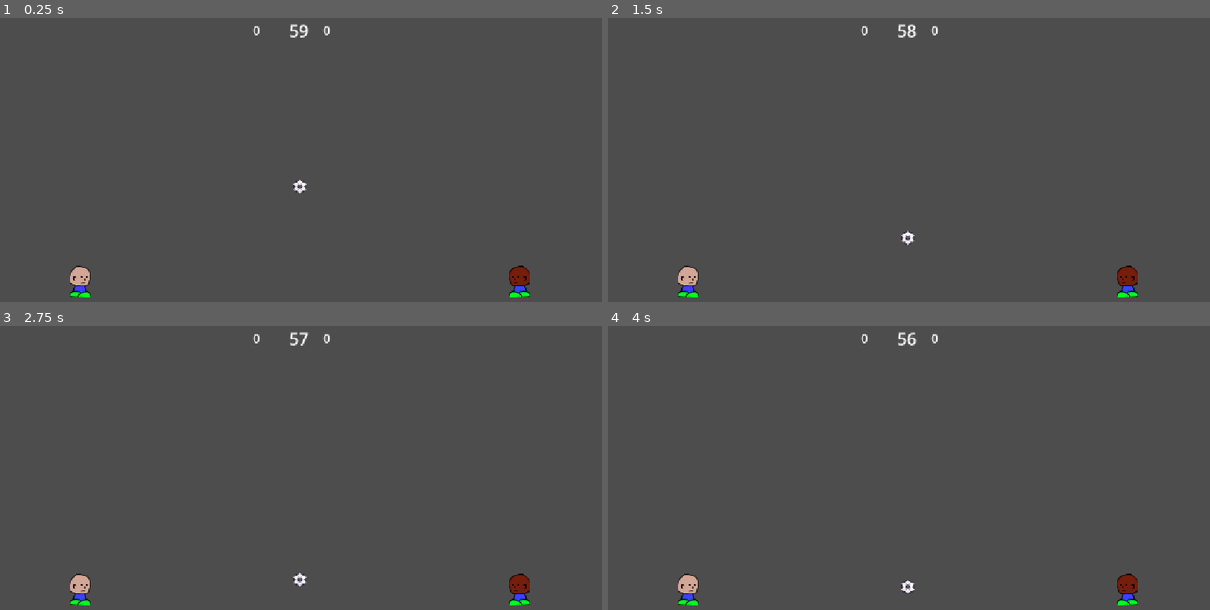
Above: before the commit, frames 1-4 (two rows, left to right).
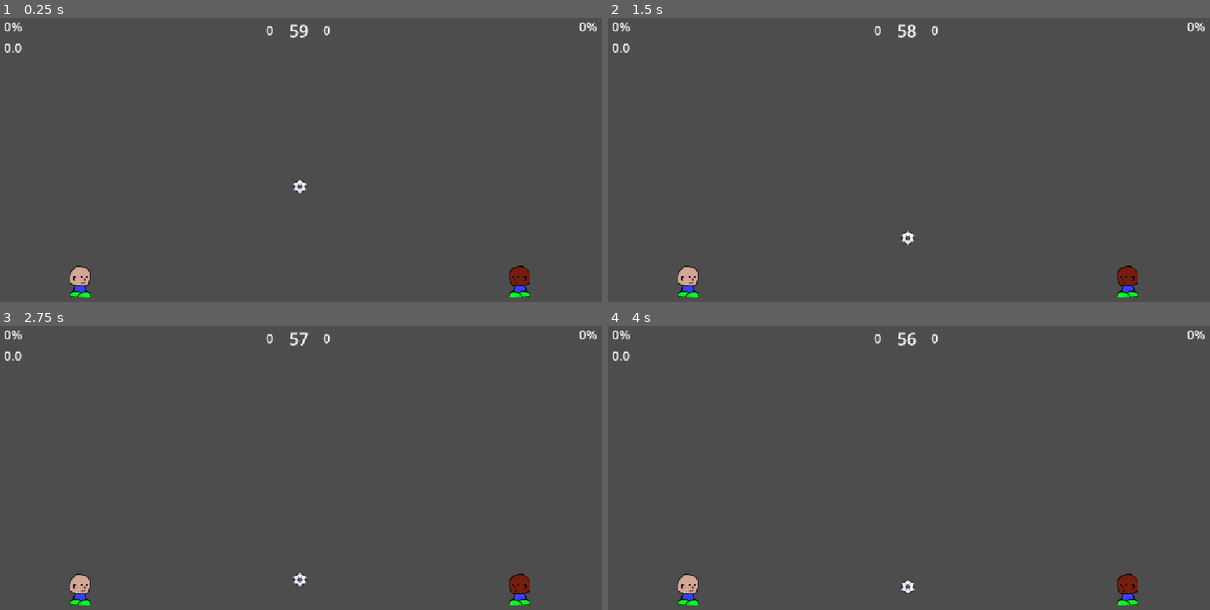
Above: after the commit, the same moments.

Repository: DidaBruno/Cardball
Game: Godot game, scene res://scenes/pitch.tscn
Two runs of this game, one before a commit and one after it. Both use one fixed random seed, a clock stepped at 60 frames per second and the inputs below.
Inputs:
- Up to frame 1 (0.25 s): no input
- Up to frame 2 (1.5 s): no input
- Up to frame 3 (2.75 s): no input
- Up to frame 4 (4 s): no input

The runs differ from the first frame. In frame 1, 0.2% of the frame differs, in the area x 0-100%, y 1-13%; in frame 2, 0.2%; in frame 3, 0.2%; in frame 4, 0.2%.

Commit message:
Phase 2: add ability base and Speedy ability

Diff:
--- a/project.godot
+++ b/project.godot
@@ -19,10 +19,6 @@
 
 window/stretch/mode="canvas_items"
 window/stretch/aspect="expand"
-
-[global_group]
-
-players=""
 
 [input]
 
@@ -66,6 +62,16 @@
 "events": [Object(InputEventMouseButton,"resource_local_to_scene":false,"resource_name":"","device":-1,"window_id":0,"a …(258 unchanged characters)…
 ]
 }
+p1_ability={
+"deadzone": 0.2,
+"events": [Object(InputEventKey,"resource_local_to_scene":false,"resource_name":"","device":-1,"window_id":0,"alt_pressed":false,"shift_pressed":false,"ctrl_pressed":false,"meta_pressed":false,"pressed":false,"keycode":0,"physical_keycode":82,"key_label":0,"unicode":114,"location":0,"echo":false,"script":null)
+]
+}
+p2_ability={
+"deadzone": 0.2,
+"events": [Object(InputEventMouseButton,"resource_local_to_scene":false,"resource_name":"","device":-1,"window_id":0,"alt_pressed":false,"shift_pressed":false,"ctrl_pressed":false,"meta_pressed":false,"button_mask":2,"position":Vector2(74, 8),"global_position":Vector2(86, 68),"factor":1.0,"button_index":2,"canceled":false,"pressed":true,"double_click":false,"script":null)
+]
+}
 
 [layer_names]
 
--- a/scenes/pitch.tscn
+++ b/scenes/pitch.tscn
@@ -4,6 +4,7 @@
 [ext_resource type="PackedScene" uid="uid://hpx1ws17su4m" path="res://scenes/player.tscn" id="1_jcxhh"]
 [ext_resource type="PackedScene" uid="uid://dg5os33emlcoa" path="res://scenes/ball.tscn" id="2_2msfa"]
 [ext_resource type="Texture2D" uid="uid://kv83rbx6650j" path="res://temp_assets/player2.png" id="3_gj5o7"]
+[ext_resource type="Resource" uid="uid://jakurp1p6p0i" path="res://scripts/abilities/france/speedy.tres" id="3_ngpjf"]
 
 [sub_resource type="PhysicsMaterial" id="PhysicsMaterial_7s4qf"]
 friction = 0.5
@@ -36,10 +37,11 @@
 [node name="Pitch" type="Node2D" unique_id=1066713230]
 script = ExtResource("1_dwiy3")
 
-[node name="Player1" parent="." unique_id=950440051 groups=["players"] instance=ExtResource("1_jcxhh")]
+[node name="Player1" parent="." unique_id=950440051 instance=ExtResource("1_jcxhh")]
 position = Vector2(160, 508)
-
-[node name="Player2" parent="." unique_id=1264549729 groups=["players"] instance=ExtResource("1_jcxhh")]
+ability = ExtResource("3_ngpjf")
+
+[node name="Player2" parent="." unique_id=1264549729 instance=ExtResource("1_jcxhh")]
 position = Vector2(992, 508)
 input_prefix = "p2"
 facing_direction = -1.0
@@ -146,10 +148,10 @@
 anchor_top = 0.5
 anchor_right = 0.5
 anchor_bottom = 0.5
-offset_left = 487.0
-offset_top = 20.5
-offset_right = 527.0
-offset_bottom = 43.5
+offset_left = 512.0
+offset_top = 15.0
+offset_right = 552.0
+offset_bottom = 49.0
 grow_horizontal = 2
 grow_vertical = 2
 theme_override_font_sizes/font_size = 24
@@ -168,4 +170,40 @@
 grow_vertical = 2
 theme_override_font_sizes/font_size = 24
 
+[node name="Player1AbilityLabel" type="Label" parent="." unique_id=1663153520]
+offset_left = 16.0
+offset_top = 8.0
+offset_right = 56.0
+offset_bottom = 31.0
+theme_override_font_sizes/font_size = 24
+
+[node name="Player2AbilityLabel" type="Label" parent="." unique_id=37777530]
+anchors_preset = 1
+anchor_left = 1.0
+anchor_right = 1.0
+offset_left = 1104.0
+offset_top = 8.0
+offset_right = 1144.0
+offset_bottom = 31.0
+grow_horizontal = 0
+theme_override_font_sizes/font_size = 24
+
+[node name="Player1AbilityTimerLabel" type="Label" parent="." unique_id=859902480]
+offset_left = 16.0
+offset_top = 48.0
+offset_right = 56.0
+offset_bottom = 71.0
+theme_override_font_sizes/font_size = 24
+
+[node name="Plyaer2AbilityTimerLabel" type="Label" parent="." unique_id=76195835]
+anchors_preset = 1
+anchor_left = 1.0
+anchor_right = 1.0
+offset_left = 1104.0
+offset_top = 56.0
+offset_right = 1144.0
+offset_bottom = 90.0
+grow_horizontal = 0
+theme_override_font_sizes/font_size = 24
+
 [editable path="Player2"]
--- a/scenes/player.tscn
+++ b/scenes/player.tscn
@@ -7,7 +7,7 @@
 size = Vector2(40, 60)
 
 [sub_resource type="CircleShape2D" id="CircleShape2D_y1p4y"]
-radius = 20.0
+radius = 25.0
 
 [node name="Player" type="CharacterBody2D" unique_id=950440051]
 collision_layer = 2
@@ -27,5 +27,5 @@
 collision_mask = 5
 
 [node name="CollisionShape2D" type="CollisionShape2D" parent="KickZone" unique_id=1892684469]
-position = Vector2(0, 10)
+position = Vector2(4, 5)
 shape = SubResource("CircleShape2D_y1p4y")
--- /dev/null
+++ b/scripts/abilities/ability_base.gd
@@ -0,0 +1,24 @@
+class_name Ability
+extends Resource
+
+## Base class for all player abilities
+## Each specific ability extends this and overrides activate()/tick() as needed.
+
+@export var ability_name: String = ""
+@export var duration: float = 0.0  # how long the effect lasts, 0 = instant/no duration
+
+# Called once, the instant the ability is activated (bar was full, player pressed the key).
+func activate(player: CharacterBody2D) -> void:
+	pass
+
+# Called every physics frame while this ability is equipped, regardless of whether
+# it's currently "active" - useful for counting down internal timers and reverting
+# effects when they expire. Override and check your own internal timer.
+func tick(player: CharacterBody2D, delta: float) -> void:
+	pass
+
+func get_time_remaining() -> float:
+	return 0.0
+
+func reset(player: CharacterBody2D) -> void:
+	pass
--- /dev/null
+++ b/scripts/abilities/france/speedy.gd
@@ -0,0 +1,23 @@
+class_name SpeedyAbility
+extends Ability
+
+@export var speed_multiplier: float = 2
+
+var _timer: float = 0.0
+
+func activate(player: CharacterBody2D) -> void:
+	_timer = duration
+	player.speed_modifier = speed_multiplier
+
+func tick(player: CharacterBody2D, delta: float) -> void:
+	if _timer > 0.0:
+		_timer -= delta
+		if _timer <= 0.0:
+			player.speed_modifier = 1.0
+
+func get_time_remaining() -> float:
+	return max(_timer, 0.0)
+
+func reset(player: CharacterBody2D) -> void:
+	_timer = 0.0
+	player.speed_modifier = 1.0
--- /dev/null
+++ b/scripts/abilities/france/speedy.tres
@@ -0,0 +1,9 @@
+[gd_resource type="Resource" script_class="SpeedyAbility" format=3 uid="uid://jakurp1p6p0i"]
+
+[ext_resource type="Script" uid="uid://buslb43h4bwlx" path="res://scripts/abilities/france/speedy.gd" id="1_jm16j"]
+
+[resource]
+script = ExtResource("1_jm16j")
+ability_name = "Speedy"
+duration = 5.0
+metadata/_custom_type_script = "uid://buslb43h4bwlx"
--- a/scripts/pitch.gd
+++ b/scripts/pitch.gd
@@ -10,6 +10,10 @@
 @onready var ball: RigidBody2D = $Ball
 @onready var player1_score_label: Label = $Player1ScoreLabel
 @onready var player2_score_label: Label = $Player2ScoreLabel
+@onready var player1_ability_label: Label = $Player1AbilityLabel
+@onready var player2_ability_label: Label = $Player2AbilityLabel
+@onready var player1_ability_timer_label: Label = $Player1AbilityTimerLabel
+@onready var player2_ability_timer_label: Label = $Player2AbilityTimerLabel
 
 var player1_score: int = 0
 var player2_score: int = 0
@@ -34,10 +38,19 @@
 func _process(delta: float) -> void:
 	if not match_over:
 		var seconds_left := int(floor(match_timer.time_left))
+		seconds_left = max(seconds_left, 0)
 		timer_label.text = str(seconds_left)
 
 	if Input.is_action_just_pressed("ui_cancel"):
 		get_tree().reload_current_scene()
+
+	player1_ability_label.text = str(int(player1.ability_charge * 100)) + "%"
+	player2_ability_label.text = str(int(player2.ability_charge * 100)) + "%"
+
+	if player1.ability:
+		player1_ability_timer_label.text = "%.1f" % player1.ability.get_time_remaining()
+	if player2.ability:
+		player2_ability_timer_label.text = "%.1f" % player2.ability.get_time_remaining()
 
 func _on_goal_left_entered(body: Node) -> void:
 	if body is RigidBody2D and not match_over:
@@ -59,9 +72,13 @@
 func _reset_positions() -> void:
 	player1.global_position = player1_start_pos
 	player1.velocity = Vector2.ZERO
+	if player1.ability:
+		player1.ability.reset(player1)
 
 	player2.global_position = player2_start_pos
 	player2.velocity = Vector2.ZERO
+	if player2.ability:
+		player2.ability.reset(player2)
 
 	var ball_target_pos: Vector2 = ball_start_pos
 
--- a/scripts/player.gd
+++ b/scripts/player.gd
@@ -12,6 +12,8 @@
 @export var dash_cooldown: float = 0.5
 @export var kick_force: float = 1200.0
 @export var push_force: float = 5000.0
+@export var ability: Ability
+@export var ability_fill_per_kick: float = 0.25
 
 @onready var kick_zone: Area2D = $KickZone
 @onready var sprite: Sprite2D = $Sprite2D
@@ -22,6 +24,9 @@
 var last_right_press_time: float = -1.0
 var dash_cooldown_timer: float = 0.0
 var external_push: float = 0.0
+
+var ability_charge: float = 0.0
+var speed_modifier: float = 1.0
 
 func _ready() -> void:
 	kick_zone.position.x = abs(kick_zone.position.x) * facing_direction
@@ -59,7 +64,7 @@
 	# If there are no double taps, move normally
 	else:
 		var direction := Input.get_axis(input_prefix + "_left", input_prefix + "_right")
-		velocity.x = direction * speed
+		velocity.x = direction * speed * speed_modifier
 
 	velocity.x += external_push
 	external_push = 0.0
@@ -71,6 +76,15 @@
 
 	_check_player_push()
 
+	# Ability system
+	if ability:
+		ability.tick(self, delta)
+
+	if Input.is_action_just_pressed(input_prefix + "_ability") and ability_charge >= 1.0:
+		ability_charge = 0.0
+		if ability:
+			ability.activate(self)
+
 func _start_dash(direction:float) -> void:
 	dash_direction = direction
 	dash_timer = dash_duration
@@ -81,6 +95,7 @@
 		if body is RigidBody2D:
 			var kick_direction := (body.global_position - global_position).normalized()
 			body.apply_central_impulse(kick_direction * kick_force)
+			ability_charge = min(ability_charge + ability_fill_per_kick, 1.0)
 
 func _check_player_push() -> void:
 	for i in get_slide_collision_count():
Not shown, added: scripts/abilities/ability_base.gd.uid
Not shown, added: scripts/abilities/france/speedy.gd.uid
